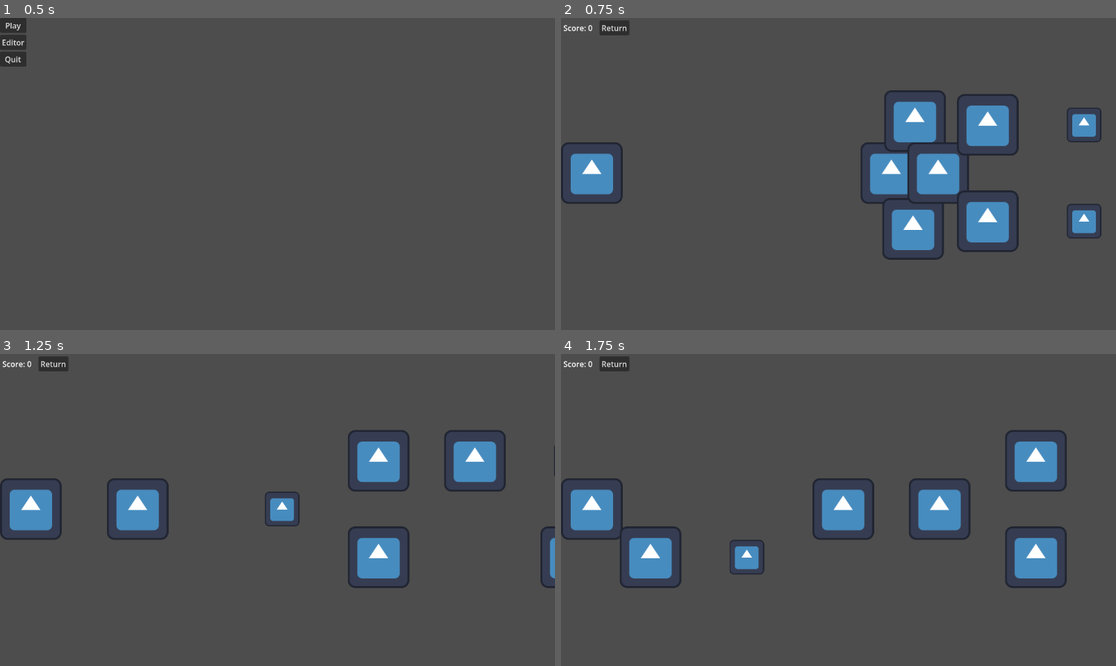
Above: before the commit, frames 1-4 (two rows, left to right).
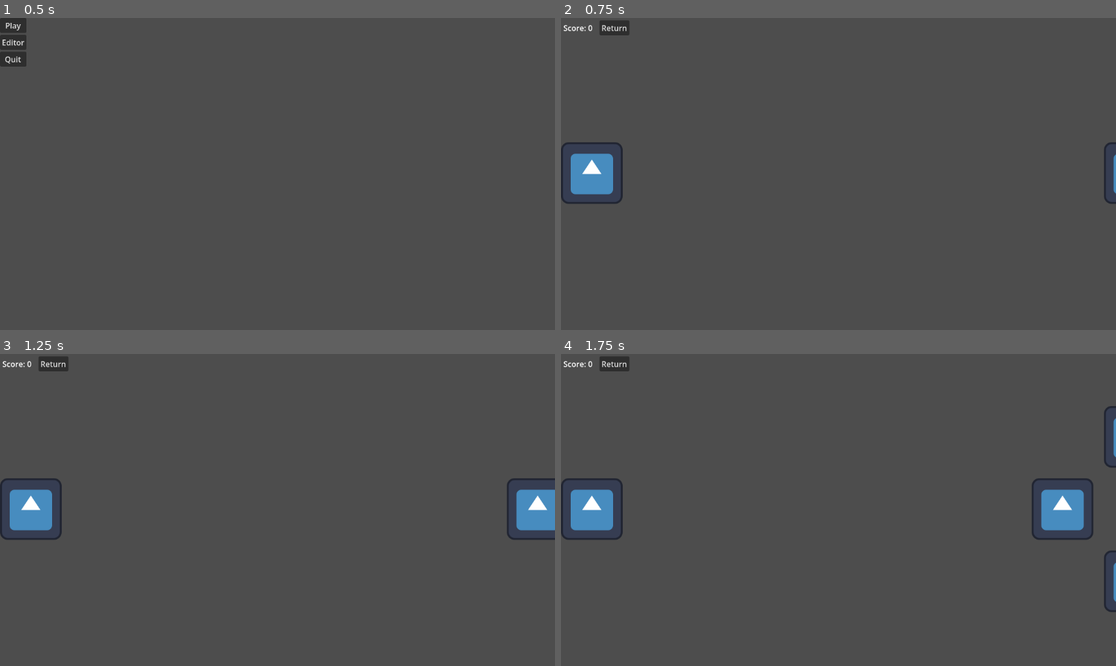
Above: after the commit, the same moments.

Repository: JoshDean599/12DI-Josh-Dean
Game: Godot game, scene res://Scenes/main_menu.tscn
Same seed, same stepped clock (60 frames per second), same inputs: the game is played once before the commit and once after it. The engine's default icon, where the game draws it, is replaced by a stand-in: a white triangle on a blue panel in a dark square.
Inputs (mouse positions are in pixels of both pictures, inside the frame that each line leads up to):
- Up to frame 1 (0.5 s): no input
- Up to frame 2 (0.75 s): click "Play" at 0.5 s
- Up to frame 3 (1.25 s): no input
- Up to frame 4 (1.75 s): tap Enter at 1.25 s; move the mouse to (960, 494) at 1.27 s; click (960, 494) at 1.42 s; tap Space at 1.52 s

Frame 1 is identical in both runs. In frame 2, 8.3% of the frame differs, in the area x 53-100%, y 23-78%; in frame 3, 6.9%; in frame 4, 8.3%.

Commit message:
18_6_26
Improved game notes?

Diff:
--- a/rhythm-game-project/Scenes/Objects/editor_note.gd
+++ b/rhythm-game-project/Scenes/Objects/editor_note.gd
@@ -23,13 +23,13 @@
 func _process(_delta: float) -> void:
 	if dragging:
 		if Globals.editorGridLockKeyPress:
-			position = (get_global_mouse_position() - draggedOffset).snapped(Globals.editorGrid)
+			position = (get_global_mouse_position() - draggedOffset).snapped(Vector2(Globals.noteMoveSpeed, Globals.noteMoveSpeed))
 		else:
 			position = get_global_mouse_position() - draggedOffset
 
 	if tailDragging:
 		if Globals.editorGridLockKeyPress:
-			$Tail.position = (get_global_mouse_position() - tailDraggingOffset).snapped(Globals.editorGrid)
+			$Tail.position = (get_global_mouse_position() - tailDraggingOffset).snapped(Vector2(Globals.noteMoveSpeed, Globals.noteMoveSpeed))
 		else:
 			$Tail.position = get_global_mouse_position() - tailDraggingOffset
 		$Line2D.set_point_position(1, $Tail.position)
--- a/rhythm-game-project/Scenes/Objects/game_note.gd
+++ b/rhythm-game-project/Scenes/Objects/game_note.gd
@@ -13,13 +13,16 @@
 	# Check if the note is held:
 	if active:
 		if noteHandler.holding:
-			if Globals.gametime - holdEndTime >= 0: # Successfuly held note! - Change to proper range
+			if Globals.gameTime - holdEndTime >= 0: # Successfuly held note! - Change to proper range
+				print("Success!")
 				noteHandler.get_parent().incriment_score(10)
 				queue_free()
 			else:
 				# Update visuals
+				$Tail.modulate = Color(0.631, 0.886, 0.122, 1.0)
 				pass
 		else: # Stopped holding Note
+			print("Fail")
 			queue_free()
 			pass
 
@@ -35,9 +38,8 @@
 	noteTime = noteSettings.time
 
 	var holdDuration = abs(noteSettings.tailPosition.x / Globals.noteMoveSpeed)
-	var endTime = (noteSettings.position.x - NoteHandler.position.x + 64) / Globals.noteMoveSpeed + Globals.gameTime + holdDuration
-	holdEndTime = endTime
-
+	holdEndTime = noteTime + holdDuration
+	print(noteTime, " ", holdEndTime, " ", holdDuration)
 	# Set the notes initial position
 	global_position = Vector2(noteSettings.position.x, noteSettings.position.y)
 	# Setup the notes tail position
--- a/rhythm-game-project/Scenes/Objects/note_handler.gd
+++ b/rhythm-game-project/Scenes/Objects/note_handler.gd
@@ -21,12 +21,11 @@
 func _unhandled_input(event: InputEvent) -> void:
 	if not event.is_echo() and event is InputEventKey:
 		if event.is_pressed():
-			if heldKeys.find(event.keycode) == -1:
-				heldKeys.push_back(event.keycode)
+			if heldKeys.find(event.keycode) == -1: # If the key press isn't found to be already pressing:
+				heldKeys.push_back(event.keycode) # Add it to the list of pressed keys
 
-			if noteQueue.size() > 0 and noteQueue.front().position.x < 250: # Change to a proper range
-				var noteIndexToPop = noteQueue.pop_front()
-				noteIndexToPop.active = true
+			if noteQueue.size() > 0 and noteQueue.front().noteTime < Globals.gameTime + 1: # Change to a proper range
+				noteQueue.pop_front().active = true
 		elif event.is_released():
 			if heldKeys.find(event.keycode) >= 0:
 				heldKeys.pop_at(heldKeys.find(event.keycode))
@@ -45,17 +44,14 @@
 
 	# Remove from noteqQueue if passed point of hitting
 	if noteQueue.size() > 0 and noteQueue.front().noteTime <= Globals.gameTime: # Change to proper range
-		print("Disable note")
+		print("Popped note")
 		noteQueue.pop_front().visible = false
 
 	if loadedSong != null and loadedSong.Notes.size() > 0: # If a song is loaded and there's still notes to load
 		check_note()
 
 
-
-
 func create_note(noteSettings: Dictionary) -> void:
-	print("CreateNote")
 	noteSettings.position.x = Globals.noteMoveSpeed * noteSettings.time
 	var noteInstance = Globals.GameNote.instantiate()
 	$Notes.call_deferred("add_child", noteInstance)
--- a/rhythm-game-project/Scenes/editor.gd
+++ b/rhythm-game-project/Scenes/editor.gd
@@ -37,7 +37,7 @@
 		saveData.Notes.push_back(
 			{
 				# Speed = distance / time
-				time = i.position.x / $UI/Control/MarginContainer/VBoxContainer/HBoxContainer/PanelContainer/HBoxContainer/NoteSpeed.value * 100,
+				time = i.position.x / Globals.noteMoveSpeed,
 				position = {
 					x = i.position.x - camera.position.x,
 					y = i.position.y - camera.position.y
@@ -89,10 +89,10 @@
 func _process(_delta: float) -> void:
 	if dragging:
 		if Globals.editorGridLockKeyPress:
-			camera.position.x = snapped(-(DisplayServer.mouse_get_position().x - startDragPosition), Globals.editorGrid.x / 2)
+			camera.position.x = snapped(-(DisplayServer.mouse_get_position().x - startDragPosition), Globals.noteMoveSpeed)
 		else:
 			camera.position.x = -(DisplayServer.mouse_get_position().x - startDragPosition)
-		$UI/Control/MarginContainer2/Label.text = "Time: " + str(camera.position.x / ($UI/Control/MarginContainer/VBoxContainer/HBoxContainer/PanelContainer/HBoxContainer/NoteSpeed.value * 100))
+		$UI/Control/MarginContainer2/Label.text = "Time: " + str(camera.position.x / Globals.noteMoveSpeed)
 
 
 func _on_drag_detector_button_down() -> void:
--- a/rhythm-game-project/Scenes/editor.tscn
+++ b/rhythm-game-project/Scenes/editor.tscn
@@ -43,19 +43,6 @@
 layout_mode = 2
 size_flags_horizontal = 3
 text = "Load Map"
-
-[node name="PanelContainer" type="PanelContainer" parent="UI/Control/MarginContainer/VBoxContainer/HBoxContainer" unique_id=1593090105]
-layout_mode = 2
-
-[node name="HBoxContainer" type="HBoxContainer" parent="UI/Control/MarginContainer/VBoxContainer/HBoxContainer/PanelContainer" unique_id=1745579220]
-layout_mode = 2
-
-[node name="Label" type="Label" parent="UI/Control/MarginContainer/VBoxContainer/HBoxContainer/PanelContainer/HBoxContainer" unique_id=503179665]
-layout_mode = 2
-text = "NoteSpeed:"
-
-[node name="NoteSpeed" type="SpinBox" parent="UI/Control/MarginContainer/VBoxContainer/HBoxContainer/PanelContainer/HBoxContainer" unique_id=1573151200]
-layout_mode = 2
 
 [node name="PanelContainer" type="PanelContainer" parent="UI/Control/MarginContainer/VBoxContainer" unique_id=2084397225]
 custom_minimum_size = Vector2(0, 40)
@@ -106,4 +93,3 @@
 [connection signal="pressed" from="UI/Control/MarginContainer/VBoxContainer/HBoxContainer/Load" to="." method="_on_load_pressed"]
 [connection signal="button_down" from="Camera2D/Drag Detector" to="." method="_on_drag_detector_button_down"]
 [connection signal="button_up" from="Camera2D/Drag Detector" to="." method="_on_drag_detector_button_up"]
-[connection signal="gui_input" from="Camera2D/Drag Detector" to="." method="_on_drag_detector_gui_input"]
--- a/rhythm-game-project/Scenes/game.gd
+++ b/rhythm-game-project/Scenes/game.gd
@@ -50,4 +50,3 @@
 func _process(delta: float) -> void:
 	if Globals.gamePlaying:
 		Globals.gameTime += delta # Increase the time with delta
-		print("Game Time: ",Globals.gameTime)
--- a/rhythm-game-project/Scripts/globals.gd
+++ b/rhythm-game-project/Scripts/globals.gd
@@ -14,12 +14,11 @@
 var musicPath = "res://Songs/Music/"
 
 # EditorGrid:
-const editorGrid = Vector2(100, 100)
 const editorSnappingKey = KEY_SPACE
 var editorGridLockKeyPress: bool = false
 
 # Note variables:
-var noteMoveSpeed = 2000.0
+var noteMoveSpeed = 150.0
 
 # GameVariables
 var loadedSong := "new"
--- a/rhythm-game-project/Songs/Maps/new.json
+++ b/rhythm-game-project/Songs/Maps/new.json
@@ -2,168 +2,102 @@
 	"Notes": [
 		{
 			"position": {
-				"x": -197.0,
+				"x": -603.0,
 				"y": 0.0
 			},
 			"tailPosition": {
 				"x": 0.0,
 				"y": 0.0
 			},
-			"time": -0.0985
+			"time": 0.0
 		},
 		{
 			"position": {
-				"x": 3.0,
-				"y": -100.0
-			},
-			"tailPosition": {
-				"x": 200.0,
-				"y": 0.0
-			},
-			"time": 0.0015
-		},
-		{
-			"position": {
-				"x": 3.0,
-				"y": 100.0
-			},
-			"tailPosition": {
-				"x": 200.0,
-				"y": 0.0
-			},
-			"time": 0.0015
-		},
-		{
-			"position": {
-				"x": 403.0,
-				"y": 0.0
+				"x": -453.0,
+				"y": -150.0
 			},
 			"tailPosition": {
 				"x": 300.0,
 				"y": 0.0
 			},
-			"time": 0.2015
+			"time": 1.0
 		},
 		{
 			"position": {
-				"x": 903.0,
-				"y": -100.0
+				"x": -453.0,
+				"y": 150.0
 			},
 			"tailPosition": {
-				"x": 0.0,
+				"x": 300.0,
 				"y": 0.0
 			},
-			"time": 0.4515
+			"time": 1.0
 		},
 		{
 			"position": {
-				"x": 903.0,
-				"y": 100.0
+				"x": -153.0,
+				"y": 0.0
 			},
 			"tailPosition": {
-				"x": 0.0,
+				"x": 150.0,
 				"y": 0.0
 			},
-			"time": 0.4515
+			"time": 3.0
 		},
 		{
 			"position": {
-				"x": 1103.0,
-				"y": -100.0
-			},
-			"tailPosition": {
-				"x": 200.0,
-				"y": 0.0
-			},
-			"time": 0.5515
-		},
-		{
-			"position": {
-				"x": 1303.0,
-				"y": 100.0
-			},
-			"tailPosition": {
-				"x": 200.0,
-				"y": 0.0
-			},
-			"time": 0.6515
-		},
-		{
-			"position": {
-				"x": 1703.0,
+				"x": 147.0,
 				"y": 0.0
 			},
 			"tailPosition": {
 				"x": 0.0,
 				"y": 0.0
 			},
-			"time": 0.8515
+			"time": 5.0
 		},
 		{
 			"position": {
-				"x": 1903.0,
+				"x": 297.0,
+				"y": 150.0
+			},
+			"tailPosition": {
+				"x": 0.0,
+				"y": 0.0
+			},
+			"time": 6.0
+		},
+		{
+			"position": {
+				"x": 447.0,
+				"y": 150.0
+			},
+			"tailPosition": {
+				"x": 0.0,
+				"y": 0.0
+			},
+			"time": 7.0
+		},
+		{
+			"position": {
+				"x": 597.0,
 				"y": 0.0
 			},
 			"tailPosition": {
 				"x": 0.0,
 				"y": 0.0
 			},
-			"time": 0.9515
+			"time": 8.0
 		},
 		{
 			"position": {
-				"x": 2103.0,
-				"y": -100.0
+				"x": 747.0,
+				"y": -150.0
 			},
 			"tailPosition": {
 				"x": 0.0,
 				"y": 0.0
 			},
-			"time": 1.0515
-		},
-		{
-			"position": {
-				"x": 2103.0,
-				"y": 100.0
-			},
-			"tailPosition": {
-				"x": 0.0,
-				"y": 0.0
-			},
-			"time": 1.0515
-		},
-		{
-			"position": {
-				"x": -100.0,
-				"y": 0.0
-			},
-			"tailPosition": {
-				"x": 0.0,
-				"y": 0.0
-			},
-			"time": -0.05
-		},
-		{
-			"position": {
-				"x": -148.0,
-				"y": -108.0
-			},
-			"tailPosition": {
-				"x": 0.0,
-				"y": 0.0
-			},
-			"time": -0.074
-		},
-		{
-			"position": {
-				"x": -152.0,
-				"y": 116.0
-			},
-			"tailPosition": {
-				"x": 0.0,
-				"y": 0.0
-			},
-			"time": -0.076
+			"time": 9.0
 		}
 	],
 	"Song": "NEFFEX - Hate It or Love It"
Not shown, changed: AS91897 - Advanced Outcome/AS91897-Outcome-JoshDean.docx
